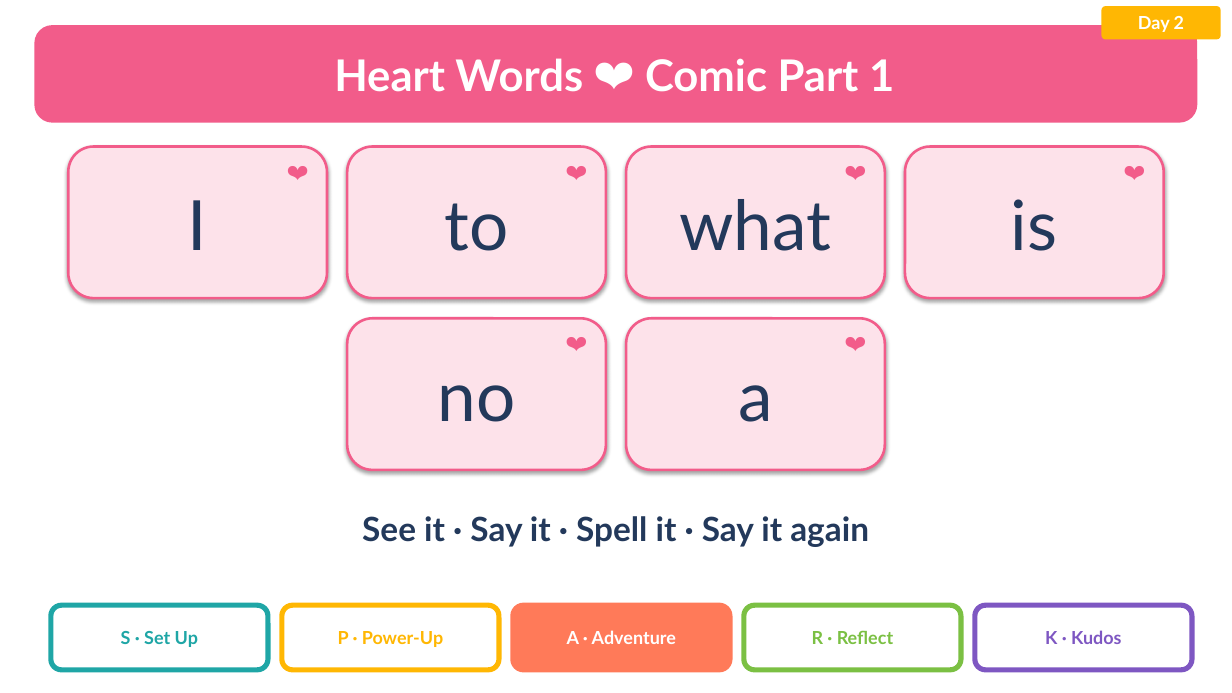
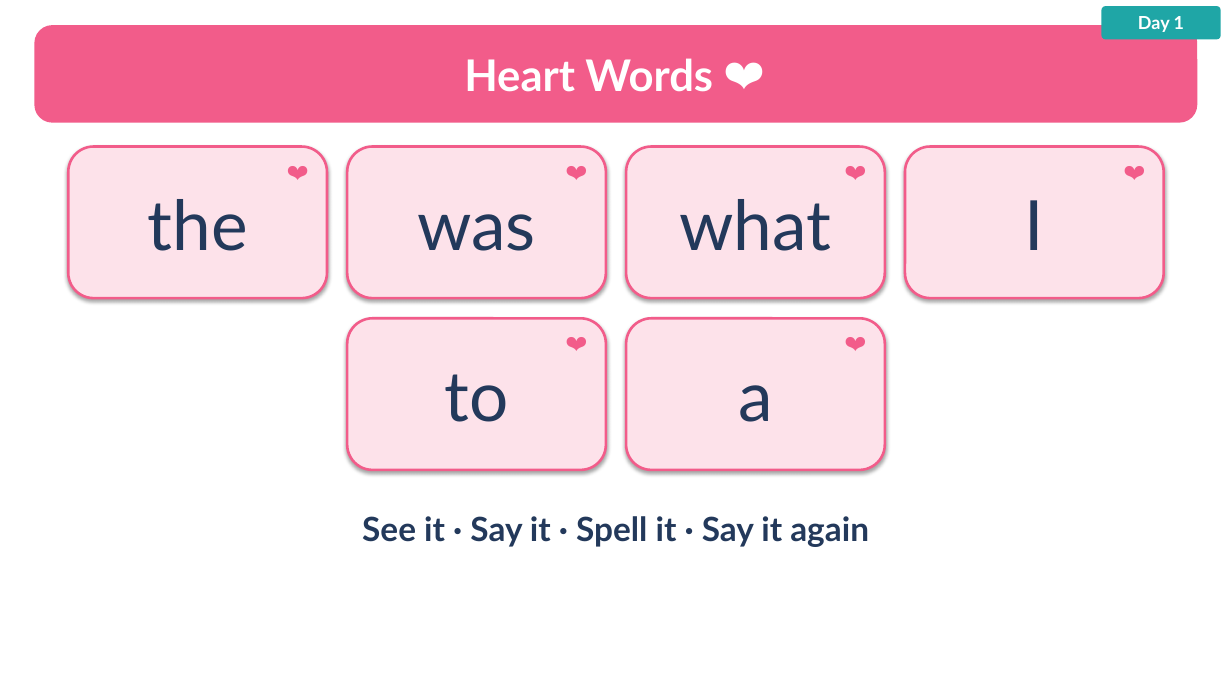
Before and after one commit to Silkwormx/island-readers, a slide deck: slide 18 of teachers/ng/Lesson3.1_ng_Slide_Presentation.pptx (slide 31 before the commit). Drawn at 1232x693 pixels with LibreOffice and Linux fonts; fonts in the diff are those of the drawing. Boxes give left, top, right and bottom in pixels: in the first picture for what was removed or moved away, otherwise in the second. Text is boxed around its words. In the diff, an @@ line names an element or a change of style, - is before the commit and + after.

```diff
--- a/teachers/ng/Lesson3.1_ng_Slide_Presentation.pptx
+++ b/teachers/ng/Lesson3.1_ng_Slide_Presentation.pptx
@@ rounded rectangle "Day 1" at (1102, 6, 1221, 40): fill #FFB703 to #1FA6A6 @@
@@ text in rounded rectangle at (1138, 16, 1184, 32): text changed @@
-Day 2
+Day 1
@@ text at (464, 58, 713, 92): text changed @@
-Heart Words ❤️ Comic Part 1
+Heart Words ❤️
@@ text in rounded rectangle at (148, 199, 248, 251): text changed @@
-I
+the
@@ text in rounded rectangle at (1025, 200, 1044, 250): text changed @@
-is
+I
@@ text in rounded rectangle at (417, 214, 535, 251): text changed @@
-to
+was
@@ text in rounded rectangle at (445, 374, 509, 422): text changed @@
-no
+to
@@ rounded rectangle removed at (51, 605, 268, 670) @@
@@ rounded rectangle removed at (282, 605, 499, 670) @@
@@ rounded rectangle removed at (513, 605, 730, 670) @@
@@ rounded rectangle removed at (744, 605, 961, 670) @@
@@ rounded rectangle removed at (975, 605, 1192, 670) @@
@@ text removed at (121, 631, 198, 647) @@
-S · Set Up
@@ text removed at (338, 631, 443, 647) @@
-P · Power-Up
@@ text removed at (567, 630, 676, 644) @@
-A · Adventure
@@ text removed at (812, 630, 893, 644) @@
-R · Reflect
@@ text removed at (1045, 630, 1121, 644) @@
-K · Kudos
```
Also in this commit, not shown: 46 other slides changed, 5 slides added, 21 slides removed, 19 other files.
